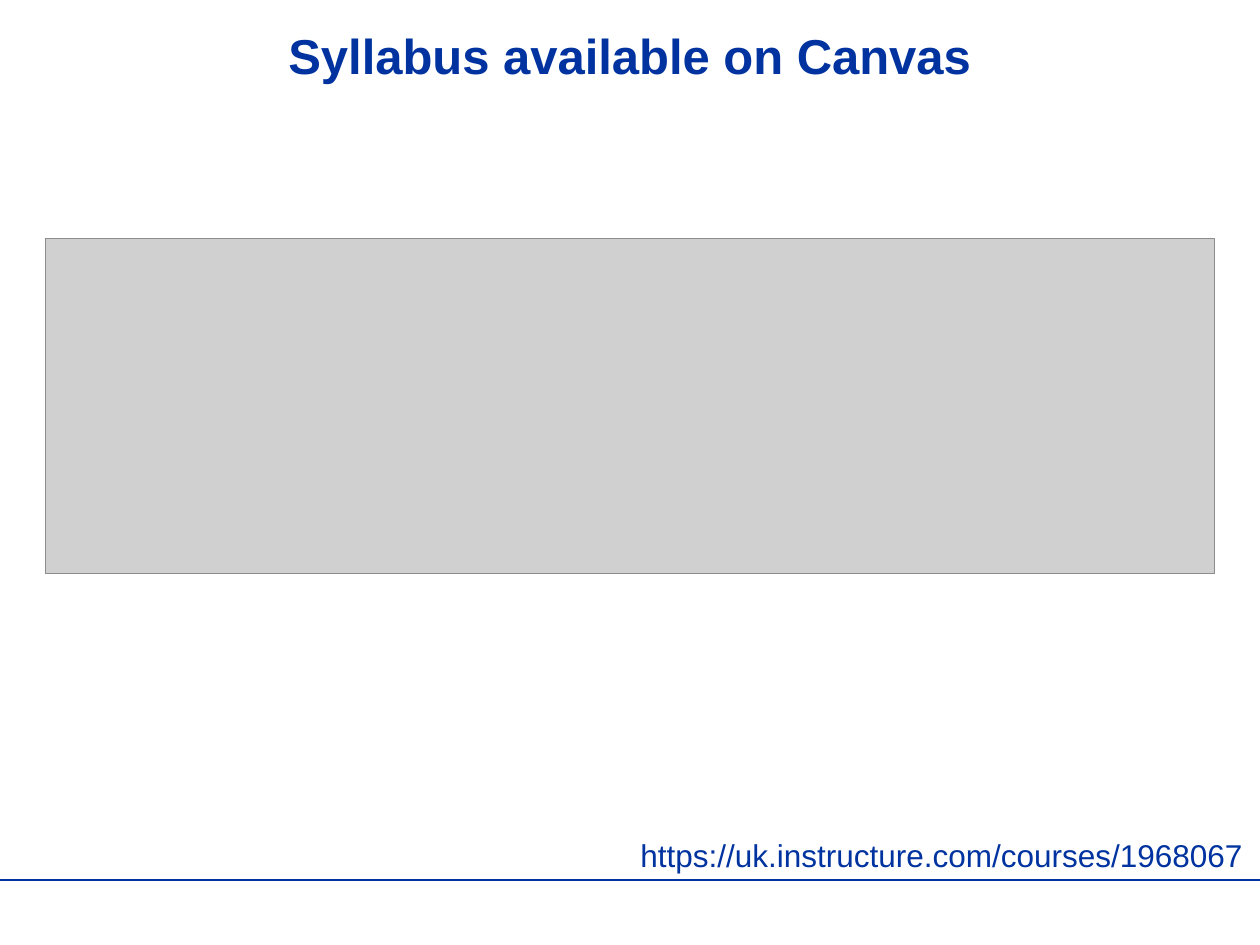
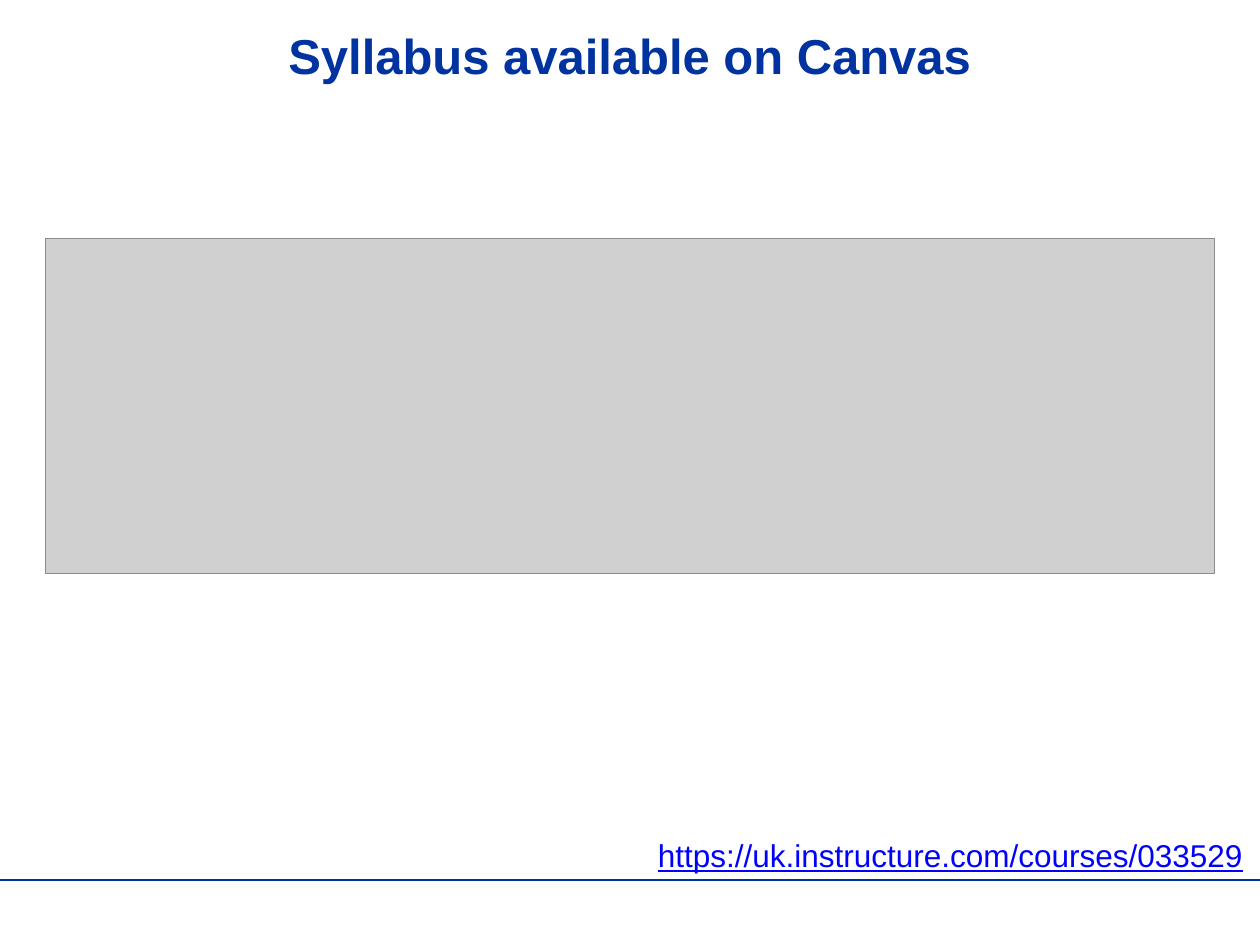
Before and after one commit to Campbell-Muscle-Lab/teaching_PGY630_QM, a slide deck: slide 3 of lectures/introduction/introduction.pptx. Drawn at 1260x945 pixels with LibreOffice and Linux fonts; fonts in the diff are those of the drawing; grey boxes stand for pictures; background and template pictures are left out. Boxes give left, top, right and bottom in pixels: in the first picture for what was removed or moved away, otherwise in the second. Text is boxed around its words. In the diff, an @@ line names an element or a change of style, - is before the commit and + after.

```diff
--- a/lectures/introduction/introduction.pptx
+++ b/lectures/introduction/introduction.pptx
@@ text at <box>658,844,1242,873</box>: text changed; text colour #0033A0 to #0000FF @@
-https://uk.instructure.com/courses/1968067
+https://uk.instructure.com/courses/033529
```
Also in this commit, not shown: 10 other files.
